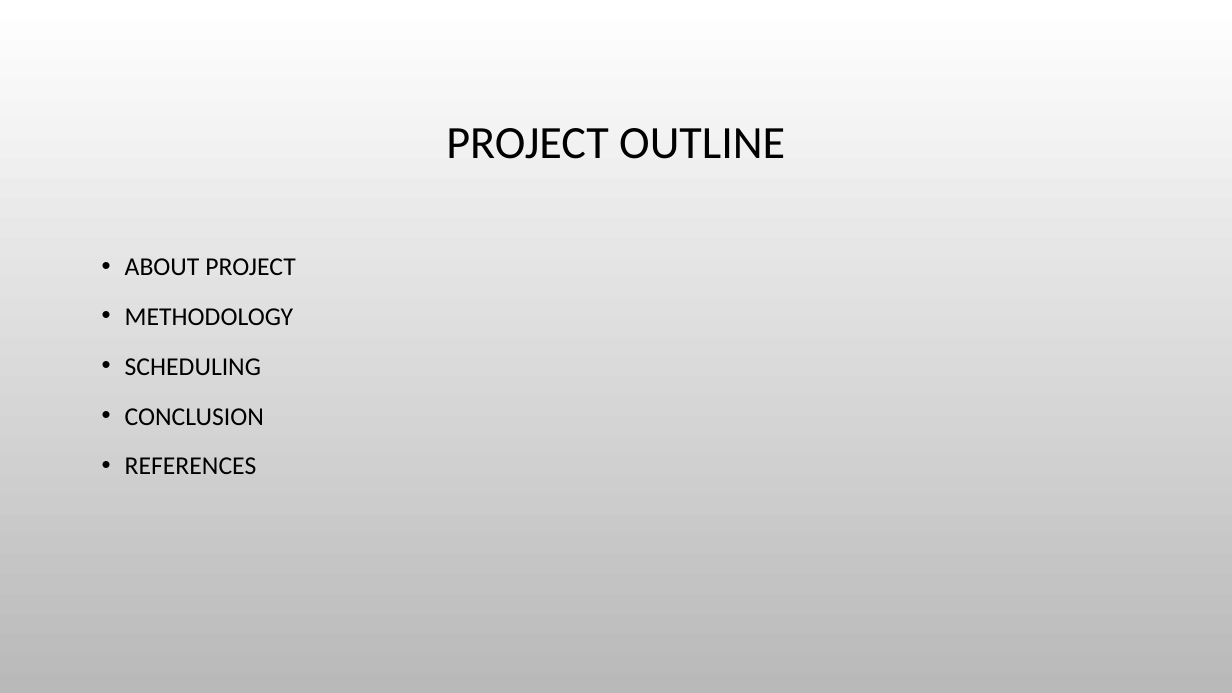
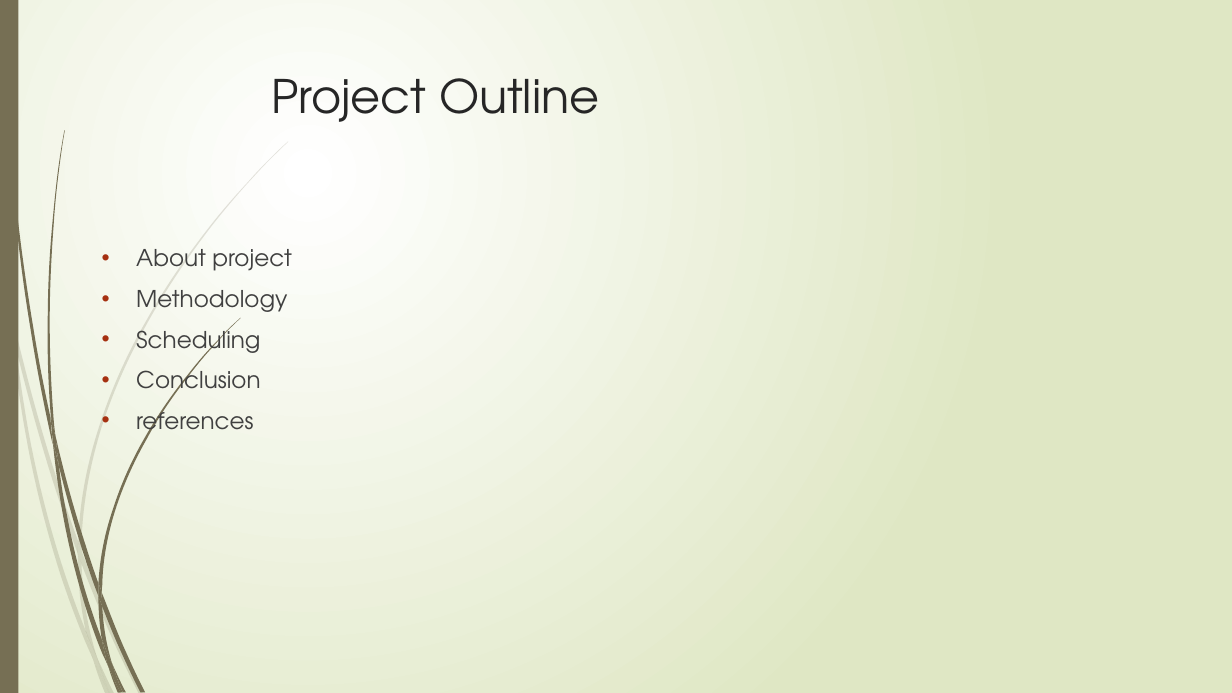
Before and after one commit to ItsSagar-git/Hostel-Management-System-Laravel, a slide deck: slide 2 of Documentation/Project work – proposal Defence (6th SEM).pptx. Drawn at 1232x693 pixels with LibreOffice and Linux fonts; fonts in the diff are those of the drawing; background and template pictures are left out. Boxes give left, top, right and bottom in pixels: in the first picture for what was removed or moved away, otherwise in the second. Text is boxed around its words. In the diff, an @@ line names an element or a change of style, - is before the commit and + after.

```diff
--- a/Documentation/Project work – proposal Defence (6th SEM).pptx
+++ b/Documentation/Project work – proposal Defence (6th SEM).pptx
@@ background picture (left out) to gradient #FFFFFF to #DFE8C4 @@
@@ rectangle added at bbox=[0, 0, 18, 693], fill #766F54 @@
@@ title "Project Outline" at bbox=[271, 78, 600, 122]: vertical alignment middle to top @@
@@ title at bbox=[271, 78, 600, 122]: text changed; font Calibri to TeX Gyre Adventor; text colour #000000 to #262626 @@
-PROJECT OUTLINE
+Project Outline
@@ text at bbox=[136, 249, 292, 440]: text changed; size 20 to 18 pt; font Calibri to TeX Gyre Adventor; text colour #000000 to #404040 @@
-• ABOUT PROJECT
-• METHODOLOGY
-• SCHEDULING
-• CONCLUSION
-• REFERENCES
+• About project
+• Methodology
+• Scheduling
+• Conclusion
+• references
@@ group added at bbox=[0, 141, 288, 693]: 10 freeform shapes @@
@@ group added at bbox=[3, 0, 240, 693]: 12 freeform shapes @@
```
Also in this commit, not shown: 1 other slide changed, 12 slides added, 2 other files.
